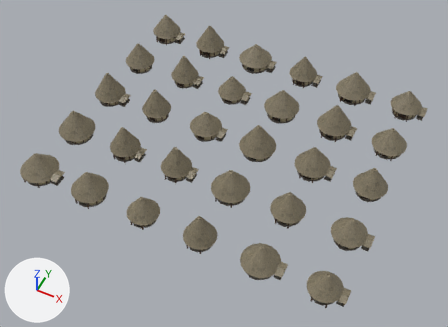
Before and after pictures for a commit that changed the Blender file Assets/BronzeHouse/bronze.blend.
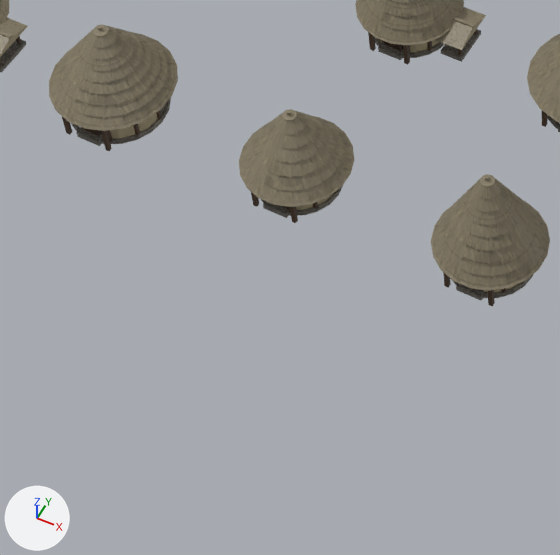
There are two pictures of each version: one whole from a 50 mm camera at (68.5, -143.1, 165.3) aimed at (3.2, -12.5, 2.0), one close up on the part from 13% to 49% of the width and 50% to 100% of the height. Every picture has the same lights, and +X, +Y and +Z are marked at lower left. The older version's two pictures come first.

Names of what the first close-up shows: 'bronze-21', 'bronze-22', 'bronze-25', 'bronze-26', 'bronze-27', 'bronze-28'.
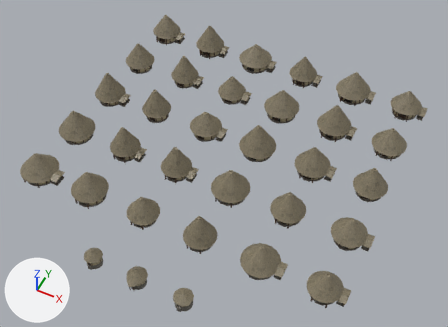
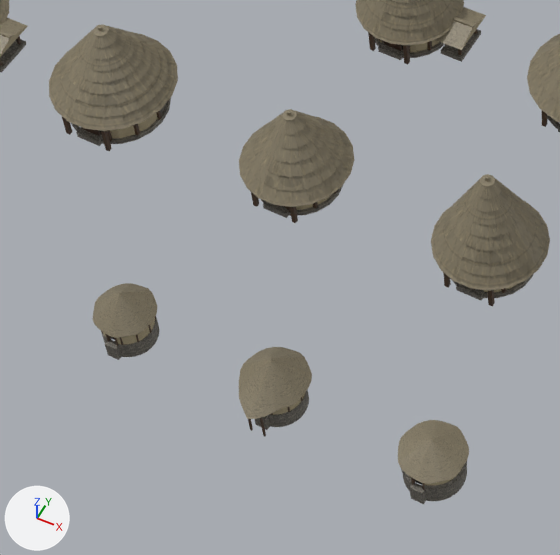
Boxes (x1, y1, x2, y2) around the edits, measured in the close-ups (560 x 555 px):
'bronze-porched', added (brown): after (239, 347, 312, 437)
'bronze-upland-stone', added (brown): after (398, 420, 469, 504)
'bronze-timber-daub', added (brown): after (93, 283, 159, 360)

The change in detail:
Mesh me_bronze_upland_stone is new.
It has 1960 vertices, 964 faces and spans x -3.15..3.03, y -3.17..3.09, z -1.85..3.79.
It uses material mat_atlas (picture img_atlas_flipped_png).
Mesh me_bronze_porched is new.
It has 1912 vertices, 940 faces and spans x -3.29..3.17, y -4.55..3.23, z -1.85..5.28.
It uses material mat_atlas (picture img_atlas_flipped_png).
Mesh me_bronze_timber_daub is new.
It has 1840 vertices, 904 faces and spans x -2.97..2.85, y -2.91..2.91, z -1.85..4.85.
It uses material mat_atlas (picture img_atlas_flipped_png).
Object 'bronze-upland-stone' (ob_bronze_upland_stone) is new; it shows me_bronze_upland_stone.
Its location is (16.0, -65.0, 0.0).
Object 'bronze-porched' (ob_bronze_porched) is new; it shows me_bronze_porched.
Its location is (0.0, -65.0, 0.0).
Object 'bronze-timber-daub' (ob_bronze_timber_daub) is new; it shows me_bronze_timber_daub.
Its location is (-16.0, -65.0, 0.0).
